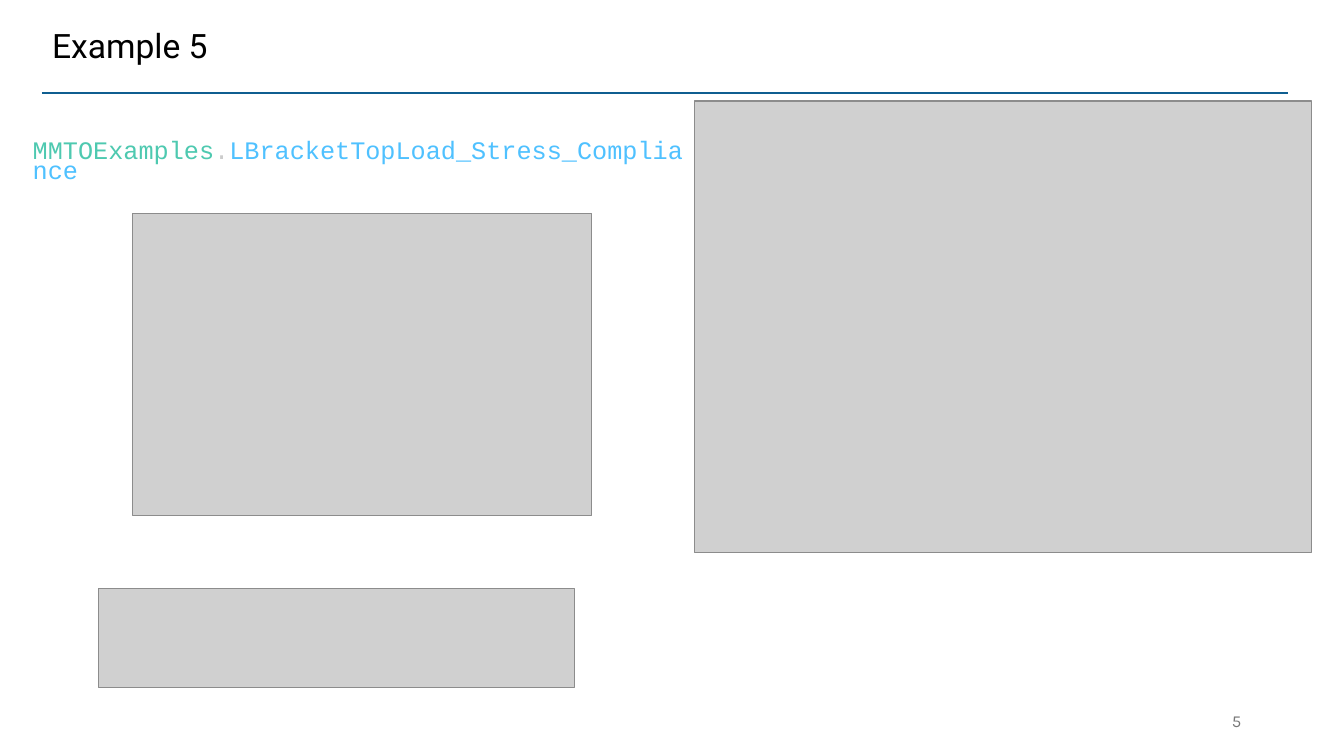
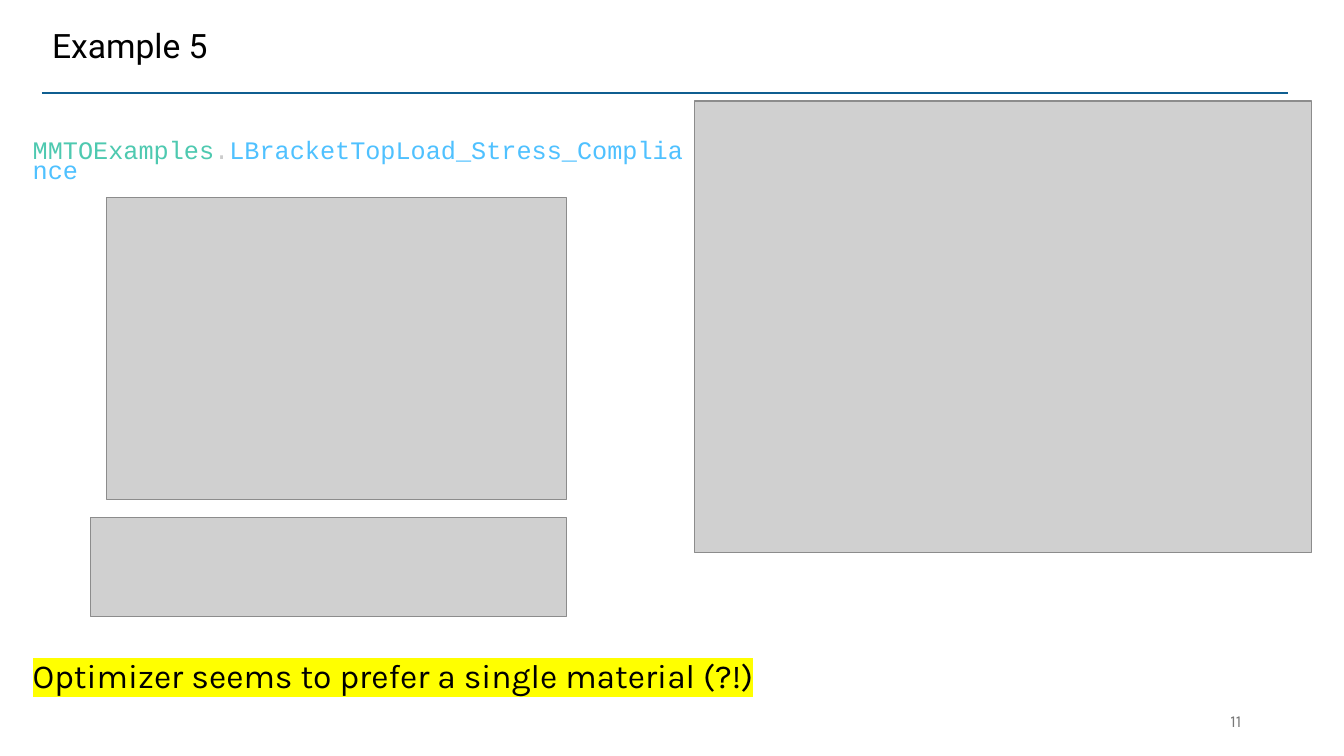
Before and after one commit to UW-ERSL/METALS, a slide deck: slide 11 of Slides/MMTOResults.pptx (slide 5 before the commit). Drawn at 1344x756 pixels with LibreOffice and Linux fonts; fonts in the diff are those of the drawing; grey boxes stand for pictures. Boxes give left, top, right and bottom in pixels: in the first picture for what was removed or moved away, otherwise in the second. Text is boxed around its words. In the diff, an @@ line names an element or a change of style, - is before the commit and + after.

Commit message:
Testing various examples

```diff
--- a/Slides/MMTOResults.pptx
+++ b/Slides/MMTOResults.pptx
@@ picture: place and size @@
-picture at <box>132,214,592,516</box>
+picture at <box>107,198,567,500</box>
@@ picture: place and size @@
-picture at <box>99,589,575,688</box>
+picture at <box>91,517,567,616</box>
@@ text added at <box>33,665,695,697</box>, 24 pt, text #000000 @@
+Optimizer seems to prefer a single material (?!)
@@ page number at <box>1230,716,1241,727</box>: text changed @@
-5
+11
```
Also in this commit, not shown: 7 other slides changed, 8 slides added, 1 slide removed, 27 other files.
